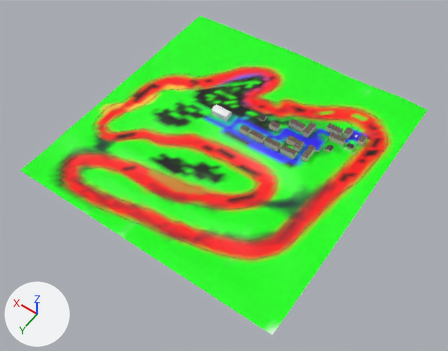
Before and after pictures for a commit that changed the glTF model assets/models/track/wild_fields.glb.
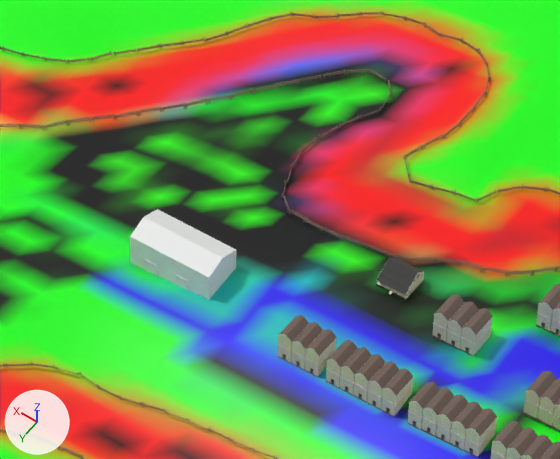
The first picture shows the older version from a 50 mm lens placed at (-515.0, 740.0, 1042.0), pointed at (-27.0, 57.0, -31.0). The close-ups show both versions on the part from 42% to 65% of the width and 18% to 43% of the height of that picture; other places that the commit changed are outside them. Lighting does not change. The marker at lower left points along +X, +Y and +Z. Objects named as collision shapes, trigger or cutter boxes, shadow casters or lower levels of detail are left out. Where no turn or scale is listed for an object, it has been applied to the vertices.

Names of what the first close-up shows: 'big_house.003-col', 'fence', 'house.012', 'house.015', 'house.024', 'house.025', 'house.031', 'house.033', 'house.049', 'house.056', 'house.057', 'track-col'.
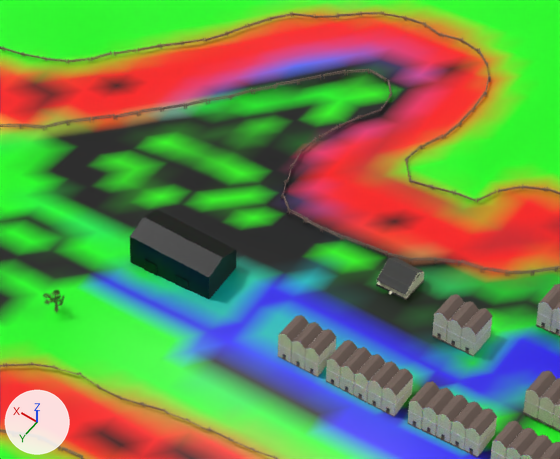
The change in detail:
Picture 'tree_texture' (img_tree_texture) is new.
Material 'mat-big-building' (mat_mat_big_building) is new.
Its base color is (0.0, 0.0, 0.0) (black #000000).
Its metallic is 0.549.
Its roughness is 0.352.
Material 'mat_leaves' (mat_mat_leaves) is new.
Uses the picture img_tree_texture.
Material 'mat_tree' (mat_mat_tree) is new.
Its texture is img_tree_texture.
me_cube has 50 vertices, 80 faces and spans x -13.3..28.3, y -8.4..11.9, z -6.4..13.2.
me_cube now uses material mat_mat_big_building (black #000000).
Mesh me_cylinder_001 is new.
It has 108 vertices, 54 faces and spans x -4.66..5.0, y -3.21..5.94, z 2.66..12.79.
It uses material mat_mat_leaves.
Mesh me_cylinder is new.
It has 291 vertices, 566 faces and spans x -3.3..3.43, y -1.86..4.12, z -0.64..10.96.
It uses material mat_mat_tree (picture img_tree_texture).
Object 'tree_med_leaves' (ob_tree_med_leaves) is new; it shows me_cylinder_001.
Its location is (89.2, -2.7, 10.4).
Object 'tree_med-col' (ob_tree_med_col) is new; it shows me_cylinder.
Its location is (89.2, -2.7, 10.4).

What differs and where, as boxes [x1, y1, x2, y2] in the close-ups (560 x 459 px):
'fence', recoloured
    both: [130, 209, 236, 299]
'tree_med_leaves', added
    after: [43, 290, 65, 306]
'tree_med-col', added
    after: [48, 294, 61, 313]
